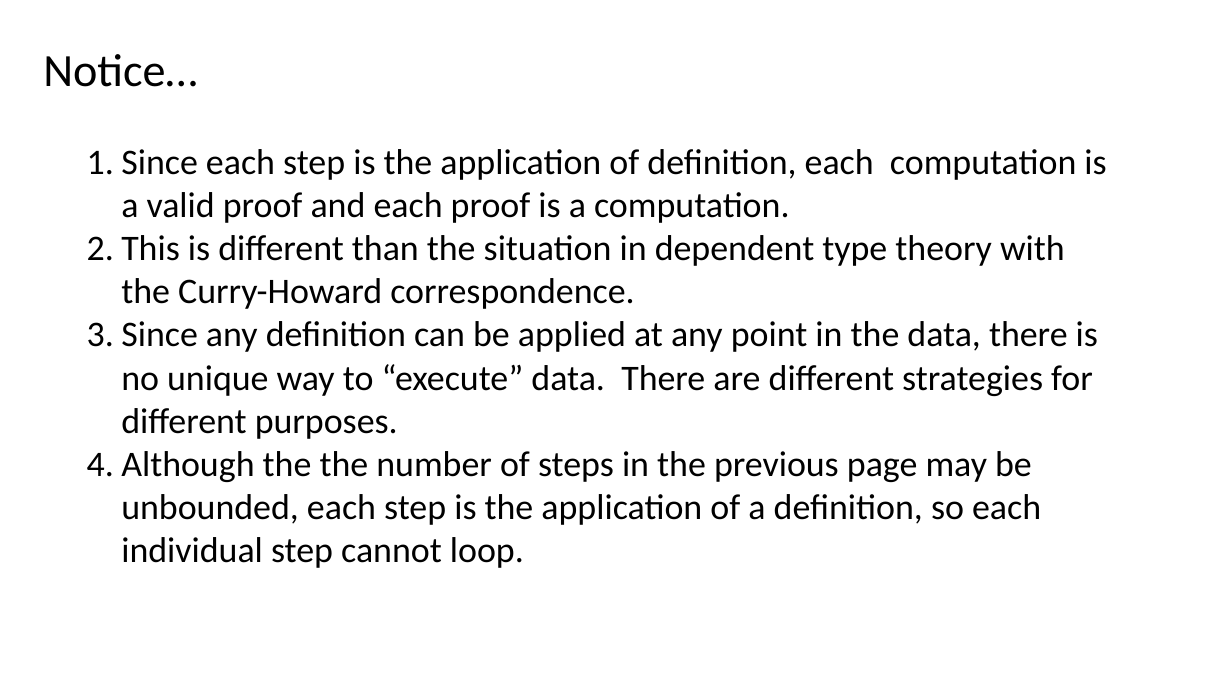
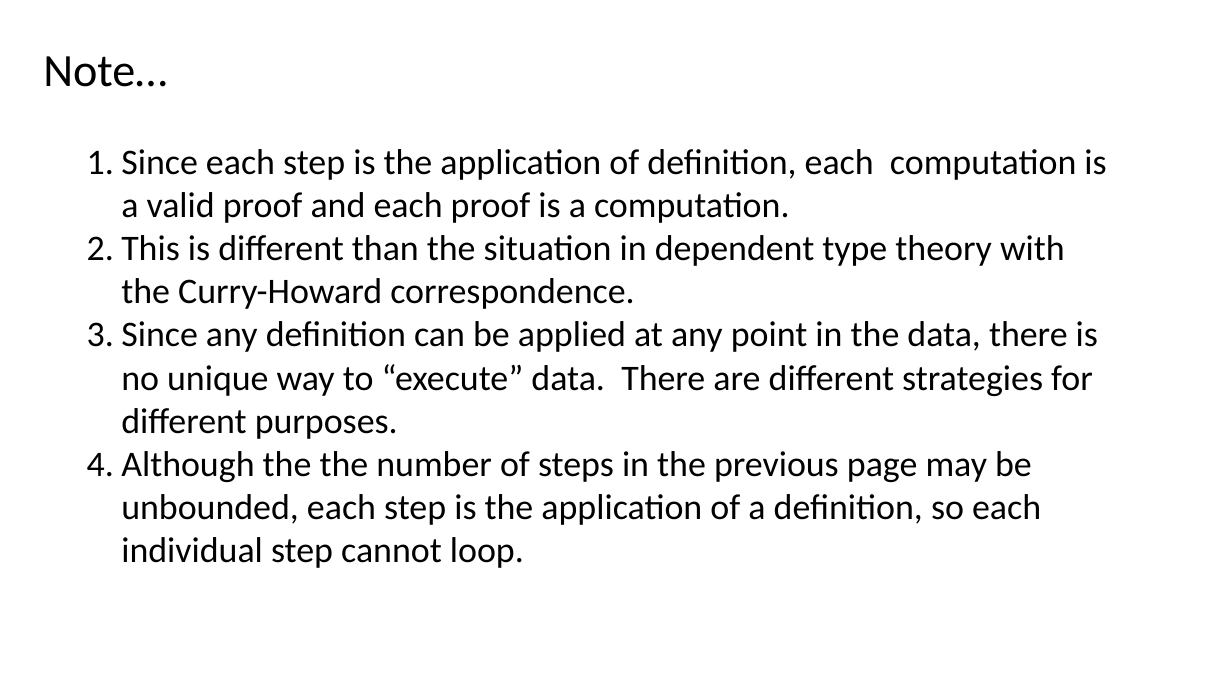
Before and after one commit to Saul-Youssef/coda, a slide deck: slide 21 of doc/talk/coda.pptx. Drawn at 1232x693 pixels with LibreOffice and Linux fonts; fonts in the diff are those of the drawing. Boxes give left, top, right and bottom in pixels: in the first picture for what was removed or moved away, otherwise in the second. Text is boxed around its words. In the diff, an @@ line names an element or a change of style, - is before the commit and + after.

```diff
--- a/doc/talk/coda.pptx
+++ b/doc/talk/coda.pptx
@@ text at [43, 56, 167, 87]: text changed @@
-Notice…
+Note…
```
Also in this commit, not shown: 2 other slides changed, 4 other files.
